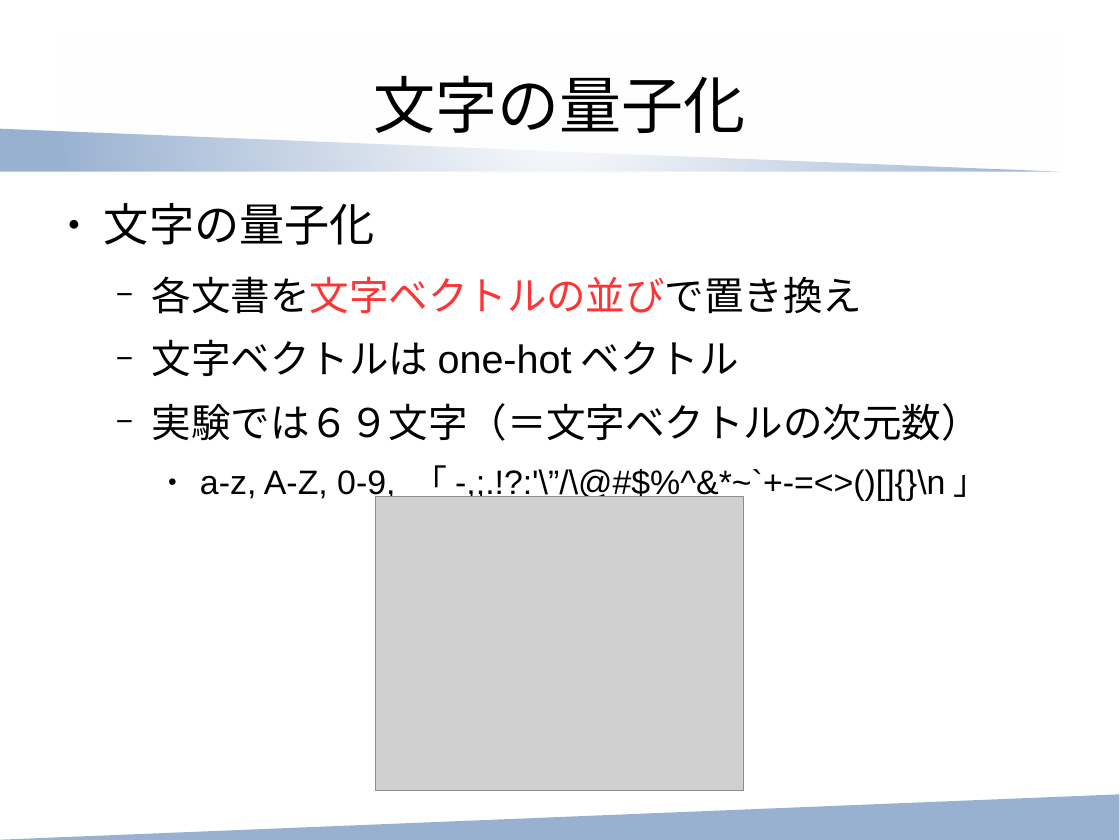
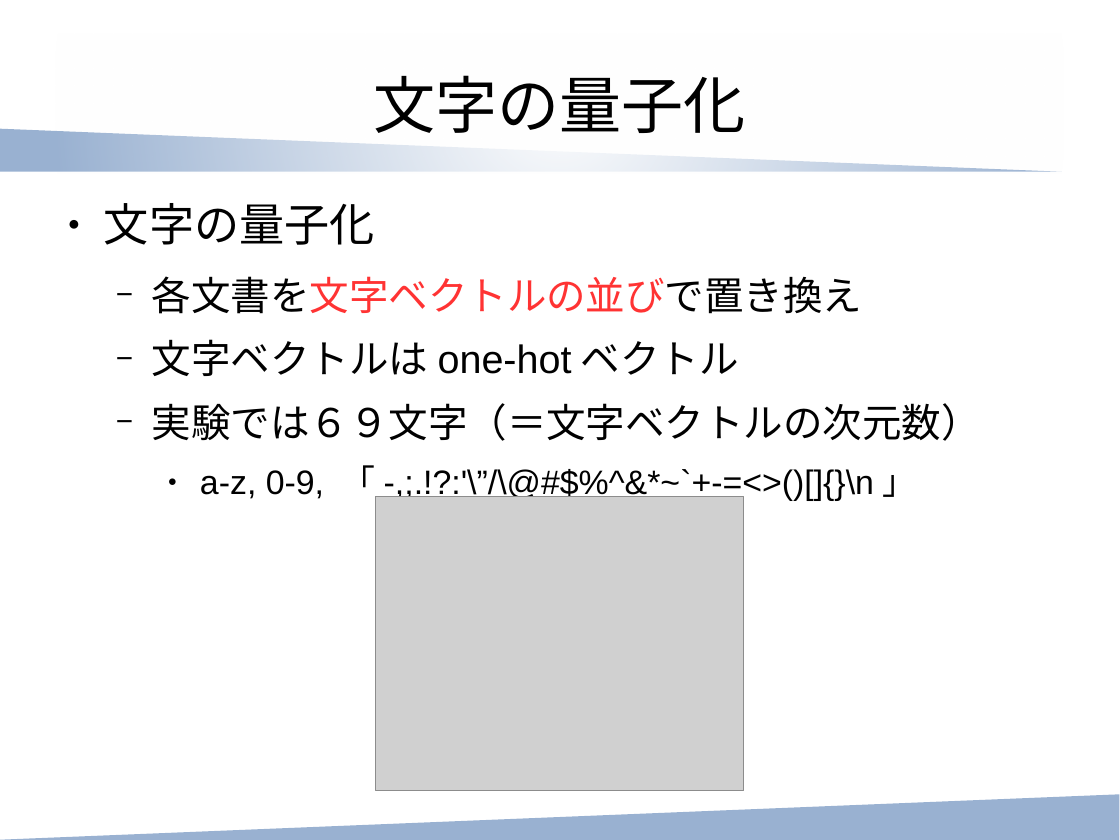
Before and after one commit to ytoyama/paper_reading, a slide deck: slide 5 of text_understanding_from_scratch/text_understanding_from_scratch.odp. Drawn at 1120x840 pixels with LibreOffice and Linux fonts; fonts in the diff are those of the drawing; grey boxes stand for pictures. Boxes give left, top, right and bottom in pixels: in the first picture for what was removed or moved away, otherwise in the second. Text is boxed around its words. In the diff, an @@ line names an element or a change of style, - is before the commit and + after.

```diff
--- a/text_understanding_from_scratch/text_understanding_from_scratch.odp
+++ b/text_understanding_from_scratch/text_understanding_from_scratch.odp
@@ text at (x1=200, y1=465, x2=916, y2=504): text changed @@
-    ● a-z, A-Z, 0-9, 「-,;.!?:'\”/\@#$%^&*~`+-=<>()[]{}\n」
+    ● a-z, 0-9, 「-,;.!?:'\”/\@#$%^&*~`+-=<>()[]{}\n」
```
Also in this commit, not shown: 1 other slide changed, 1 other file.
